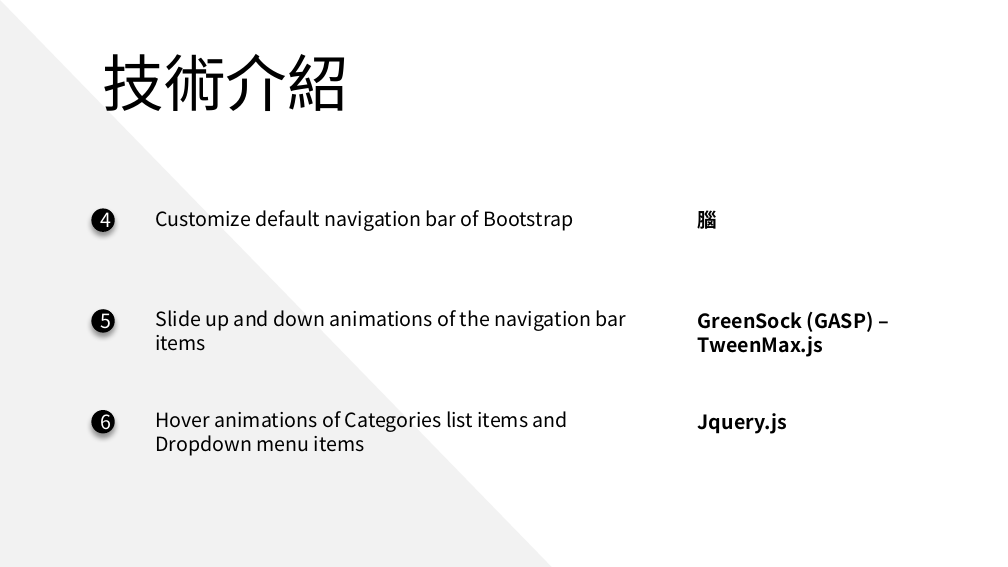
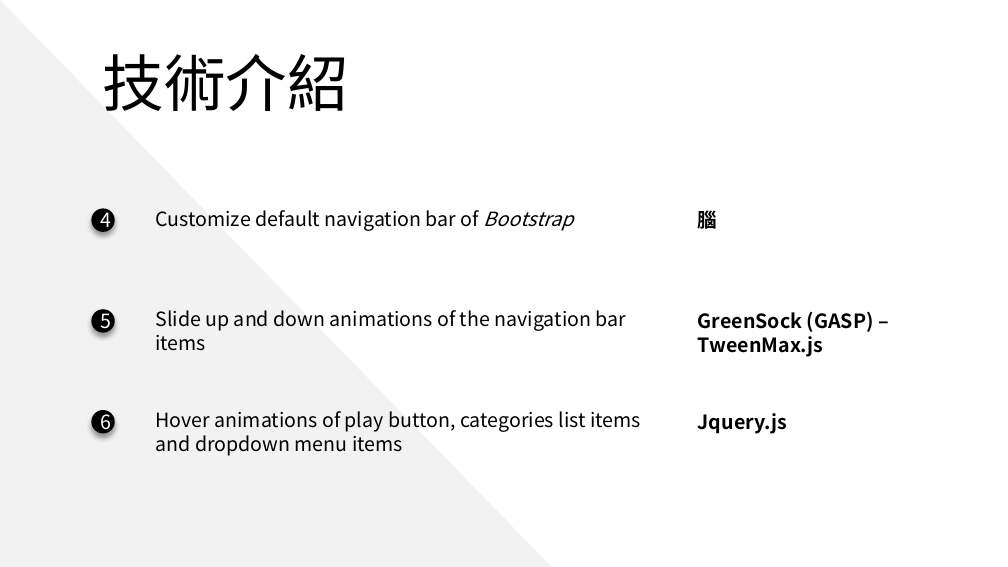
Before and after one commit to phogbinh/NTUT2019SpringWebProgramming, a slide deck: slide 9 of Midterm Project/Presentation.pptx. Drawn at 1008x567 pixels with LibreOffice and Linux fonts; fonts in the diff are those of the drawing. Boxes give left, top, right and bottom in pixels: in the first picture for what was removed or moved away, otherwise in the second. Text is boxed around its words. In the diff, an @@ line names an element or a change of style, - is before the commit and + after.

```diff
--- a/Midterm Project/Presentation.pptx
+++ b/Midterm Project/Presentation.pptx
@@ text "Customize default navigation bar of ..." at box(155, 210, 574, 231): italic on in "Bootstrap" @@
@@ text at box(155, 411, 641, 456): text changed @@
-Hover animations of Categories list items and Dropdown menu items
+Hover animations of play button, categories list items and dropdown menu items
```
Also in this commit, not shown: 1 other slide changed.
